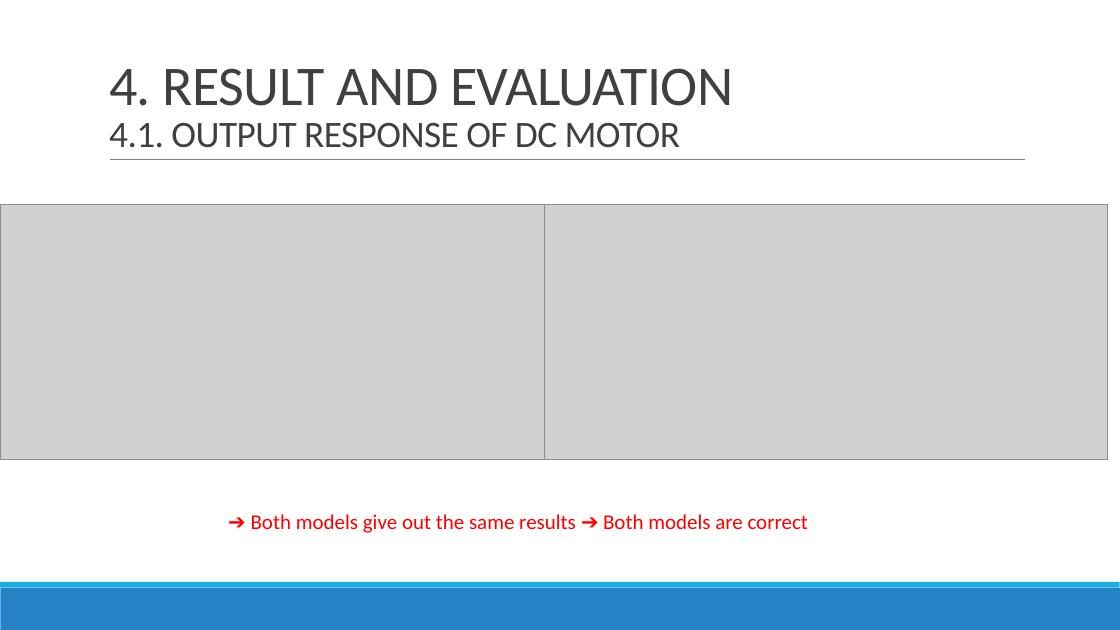
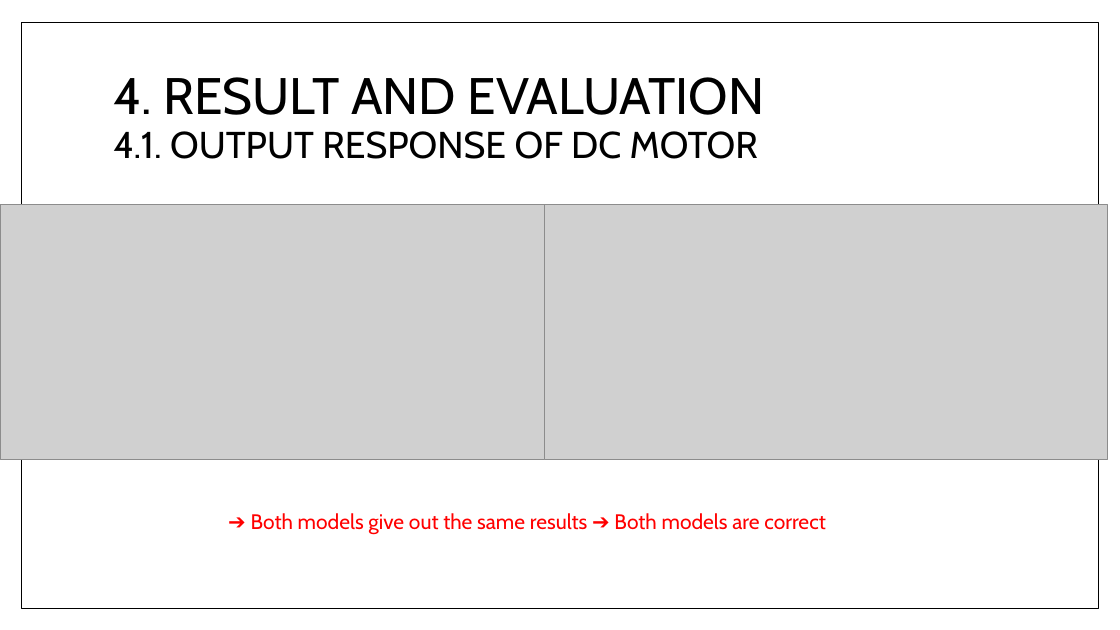
Before and after one commit to Bminhhh/CapsoneProject, a slide deck: slide 13 of duy/CAPSTONE PROJECT/CAPSTONE PROJECT REPORT.pptx. Drawn at 1120x630 pixels with LibreOffice and Linux fonts; fonts in the diff are those of the drawing; grey boxes stand for pictures. Boxes give left, top, right and bottom in pixels: in the first picture for what was removed or moved away, otherwise in the second. Text is boxed around its words. In the diff, an @@ line names an element or a change of style, - is before the commit and + after.

```diff
--- a/duy/CAPSTONE PROJECT/CAPSTONE PROJECT REPORT.pptx
+++ b/duy/CAPSTONE PROJECT/CAPSTONE PROJECT REPORT.pptx
@@ rectangle added at box(21, 23, 1098, 608), fill #FFFFFF, outline #000000 1 pt @@
@@ title "4. RESULT AND EVALUATION 4.1. ...": place and size @@
-title "4. RESULT AND EVALUATION 4.1. ..." at box(109, 68, 733, 148)
+title "4. RESULT AND EVALUATION 4.1. ..." at box(113, 77, 765, 159)
@@ title "4. RESULT AND EVALUATION 4.1. ..." at box(113, 77, 765, 159): size 48 to 44 pt in "4. RESULT AND EVALUATION"; font Calibri to Cabin, text colour #404040 to #000000, letter spacing -0.5 to 0 pt; line spacing 0.85 to 0.9; vertical alignment bottom to middle @@
@@ line removed from (110, 160) to (1026, 160) @@
@@ text "➔ Both models give out ..." at box(251, 513, 825, 535): font Calibri to Cabin @@
@@ rectangle removed at box(0, 588, 1120, 630) @@
@@ rectangle removed at box(0, 582, 1120, 588) @@
```
Also in this commit, not shown: 17 other slides changed, 2 slides added, 2 slides removed, 7 other files.
